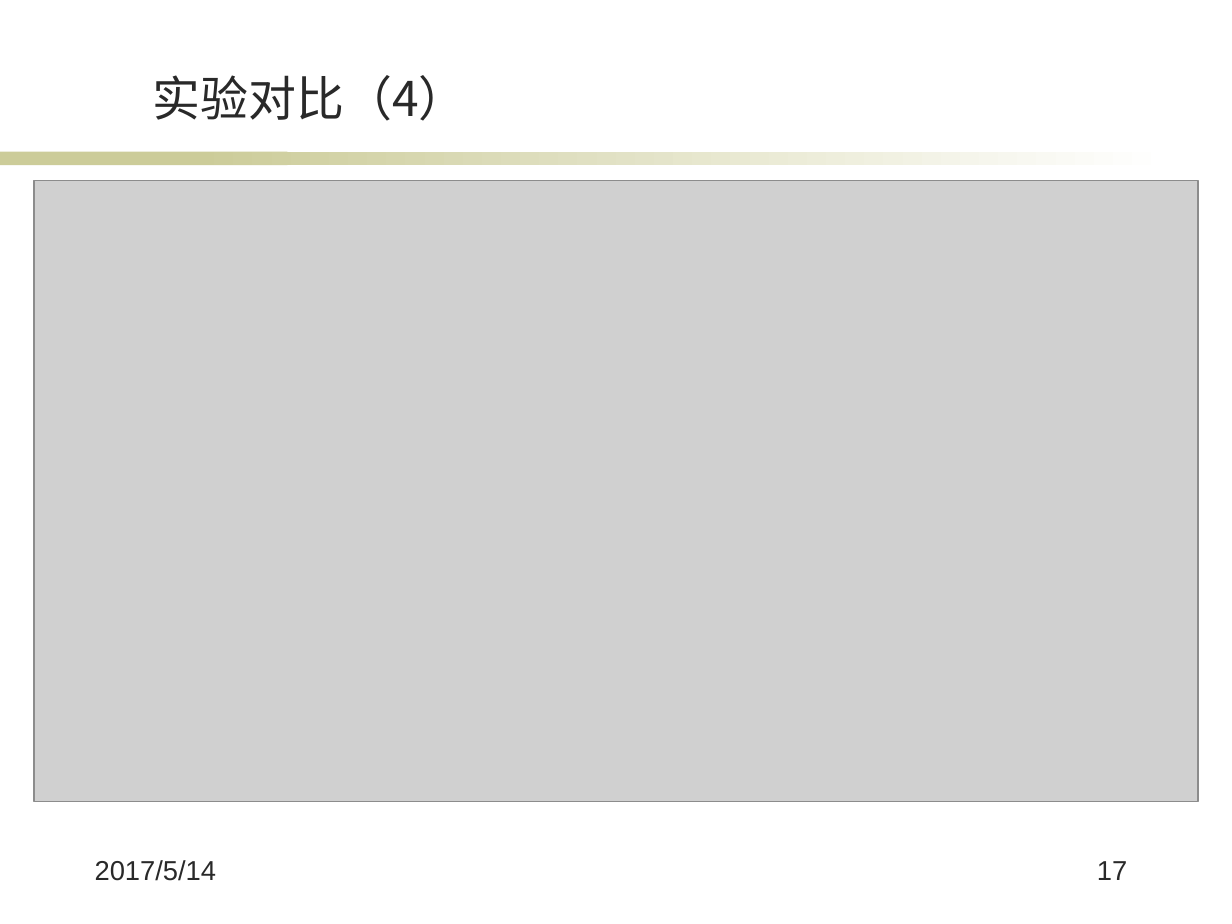
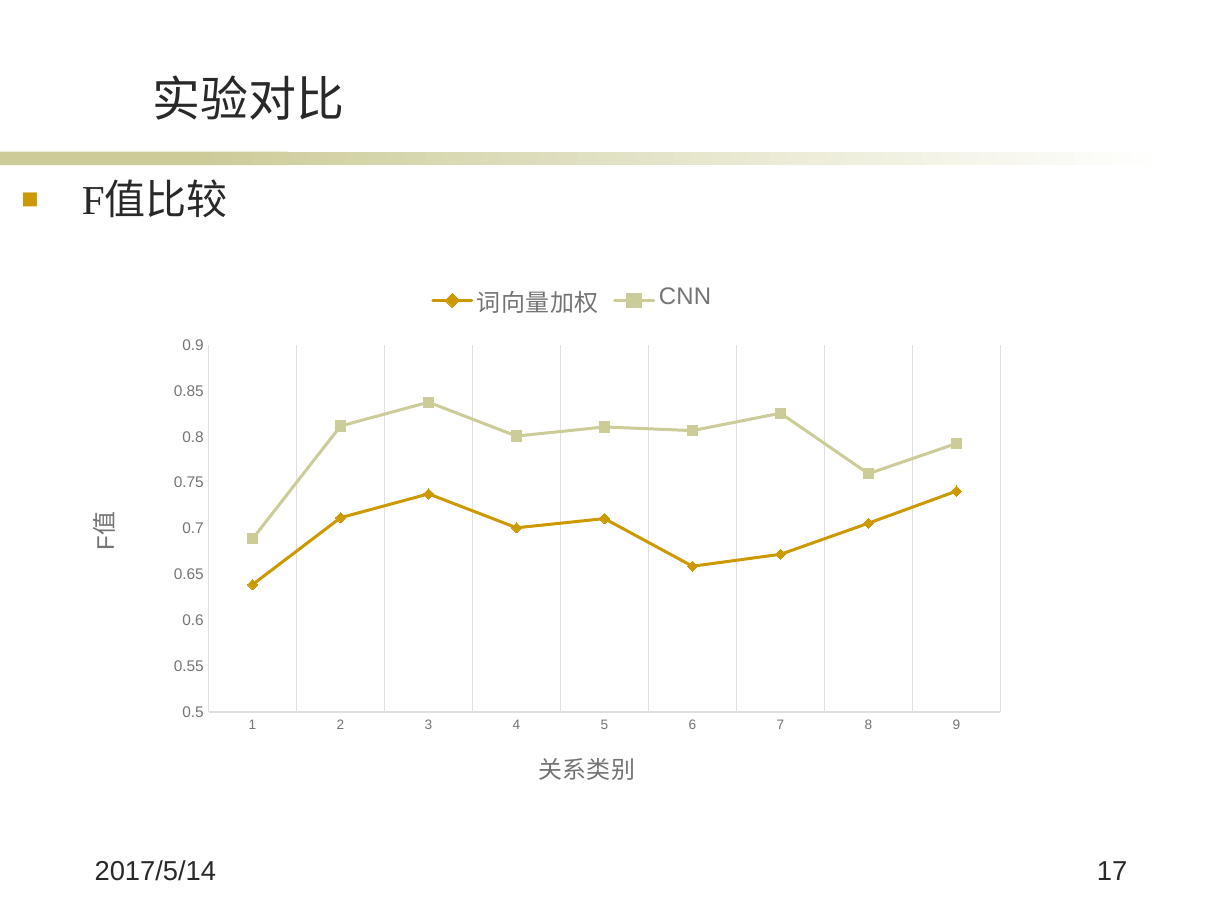
Before and after one commit to wqpod2g/paper, a slide deck: slide 17 of 毕业答辩ppt.pptx. Drawn at 1232x924 pixels with LibreOffice and Linux fonts; fonts in the diff are those of the drawing; grey boxes stand for pictures; background and template pictures are left out. Boxes give left, top, right and bottom in pixels: in the first picture for what was removed or moved away, otherwise in the second. Text is boxed around its words. In the diff, an @@ line names an element or a change of style, - is before the commit and + after.

Commit message:
ppt 2.0

```diff
--- a/毕业答辩ppt.pptx
+++ b/毕业答辩ppt.pptx
@@ title at bbox=[153, 75, 344, 120]: text changed @@
-实验对比（4）
+实验对比
@@ picture removed at bbox=[34, 181, 1199, 802] @@
@@ text added at bbox=[82, 182, 228, 218], 24 pt, text #292929 @@
+■ F值比较
@@ line chart added at bbox=[34, 269, 1111, 791] @@
+categories: 1, 2, 3, 4, 5, 6, 7, 8, 9
+词向量加权: 0.64, 0.71, 0.74, 0.7, 0.71, 0.66, 0.67, 0.71, 0.74
+CNN: 0.69, 0.81, 0.84, 0.8, 0.81, 0.81, 0.83, 0.76, 0.79
```
Also in this commit, not shown: 13 other slides changed, 4 slides added, 4 slides removed, 1 other file.
